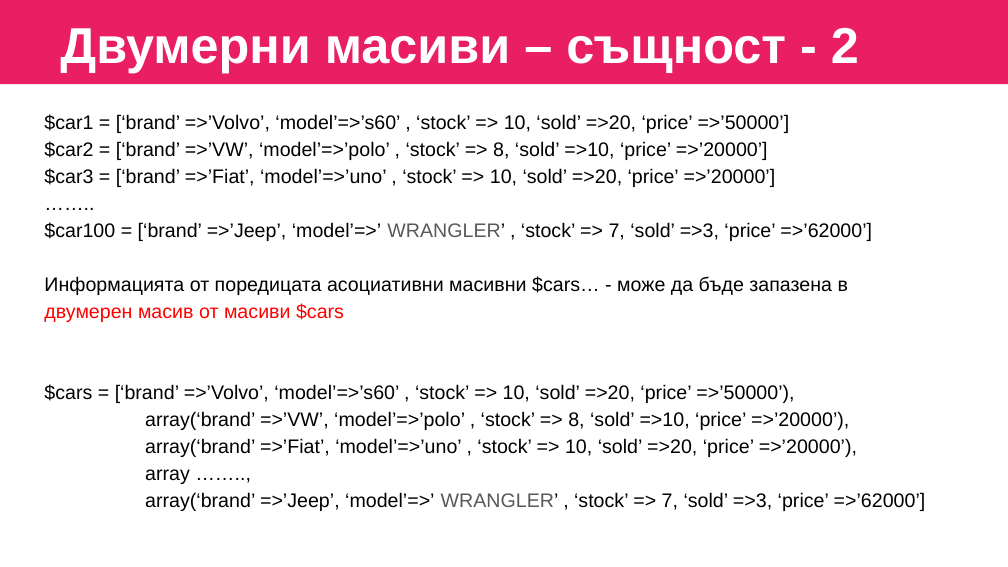
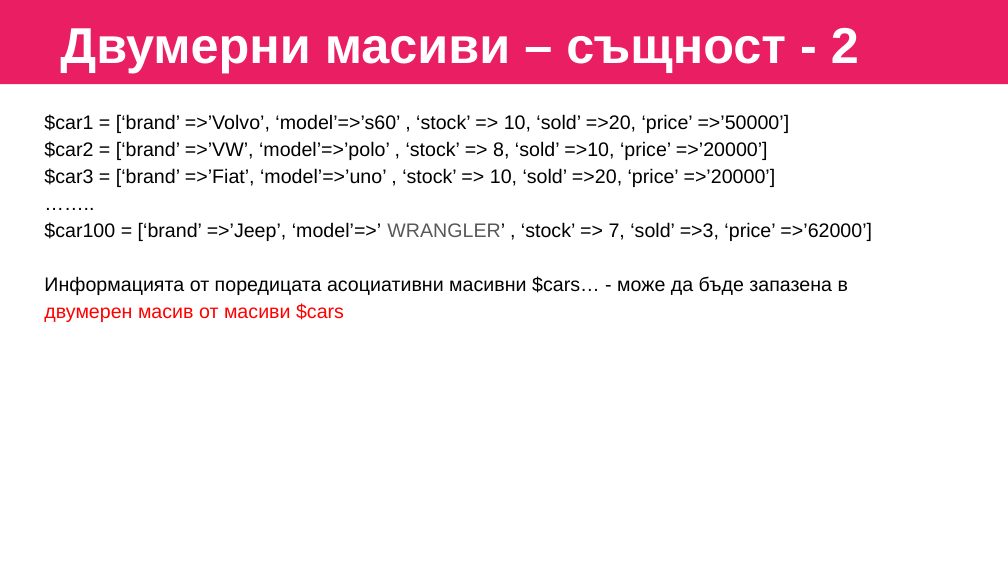
Before and after one commit to miletomova/VSO-PHP-WEB-2018, a slide deck: slide 14 of 01_PHP_1/09_php_for_and_nested_loops/slides/for_and_nested_loops.pptx. Drawn at 1008x567 pixels with LibreOffice and Linux fonts; fonts in the diff are those of the drawing. Boxes give left, top, right and bottom in pixels: in the first picture for what was removed or moved away, otherwise in the second. Text is boxed around its words. In the diff, an @@ line names an element or a change of style, - is before the commit and + after.

```diff
--- a/01_PHP_1/09_php_for_and_nested_loops/slides/for_and_nested_loops.pptx
+++ b/01_PHP_1/09_php_for_and_nested_loops/slides/for_and_nested_loops.pptx
@@ text at (x1=44, y1=384, x2=926, y2=511): paragraphs removed @@
-$cars = [‘brand’ =>’Volvo’, ‘model’=>’s60’ , ‘stock’ => 10, ‘sold’ =>20, ‘price’ =>’50000’),
-array(‘brand’ =>’VW’, ‘model’=>’polo’ , ‘stock’ => 8, ‘sold’ =>10, ‘price’ =>’20000’),
-array(‘brand’ =>’Fiat’, ‘model’=>’uno’ , ‘stock’ => 10, ‘sold’ =>20, ‘price’ =>’20000’),
-array ……..,
-array(‘brand’ =>’Jeep’, ‘model’=>’ WRANGLER’ , ‘stock’ => 7, ‘sold’ =>3, ‘price’ =>’62000’]
```
Also in this commit, not shown: 1 other file.
